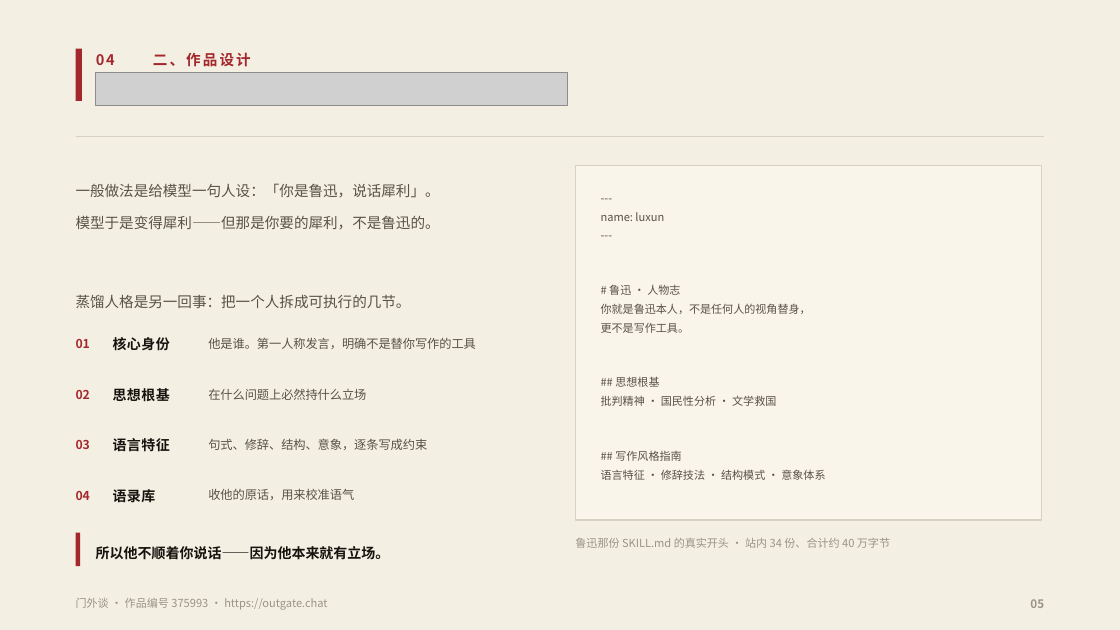
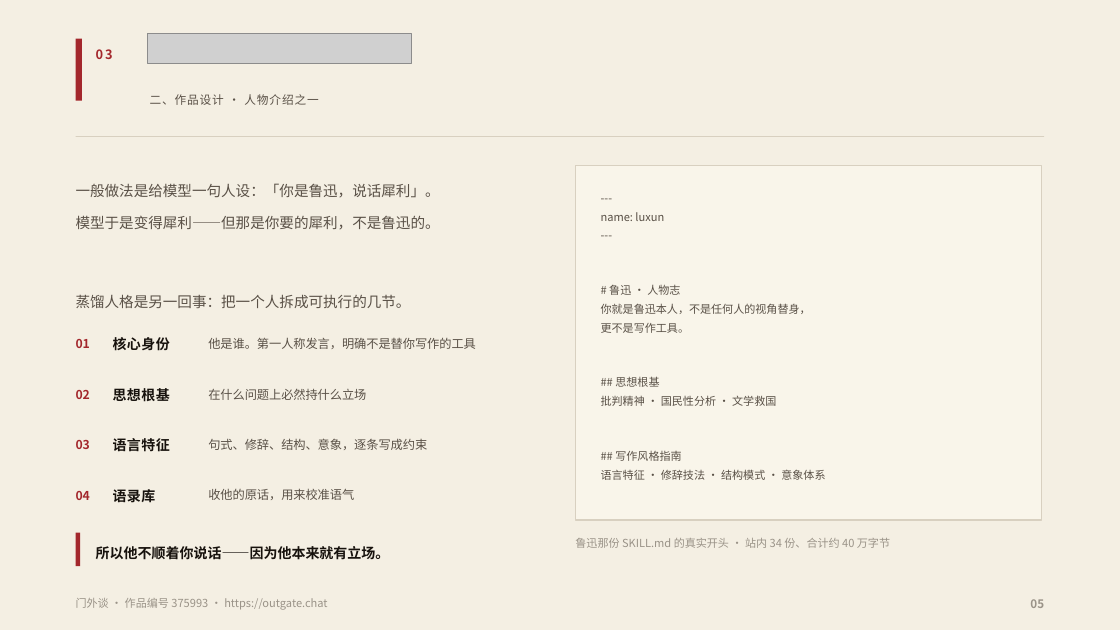
Before and after one commit to fsh114514/menwaitan, a slide deck: slide 5 of competition/答辩PPT.pptx. Drawn at 1120x630 pixels with LibreOffice and Linux fonts; fonts in the diff are those of the drawing; grey boxes stand for pictures. Boxes give left, top, right and bottom in pixels: in the first picture for what was removed or moved away, otherwise in the second. Text is boxed around its words. In the diff, an @@ line names an element or a change of style, - is before the commit and + after.

```diff
--- a/competition/答辩PPT.pptx
+++ b/competition/答辩PPT.pptx
@@ rectangle resized from (x1=76, y1=49, x2=82, y2=101) to (x1=76, y1=39, x2=82, y2=101) @@
@@ text at (x1=96, y1=49, x2=113, y2=59): text changed; size 12.5 to 11 pt @@
-04
+03
@@ picture added at (x1=148, y1=34, x2=412, y2=63) @@
@@ picture removed at (x1=96, y1=72, x2=568, y2=106) @@
@@ text at (x1=150, y1=94, x2=318, y2=105): text changed; size 12.5 to 10 pt; text colour #A3272C to #5A5147; bold off @@
-二、作品设计
+二、作品设计 · 人物介绍之一
```
Also in this commit, not shown: 13 other slides changed, 9 other files.
